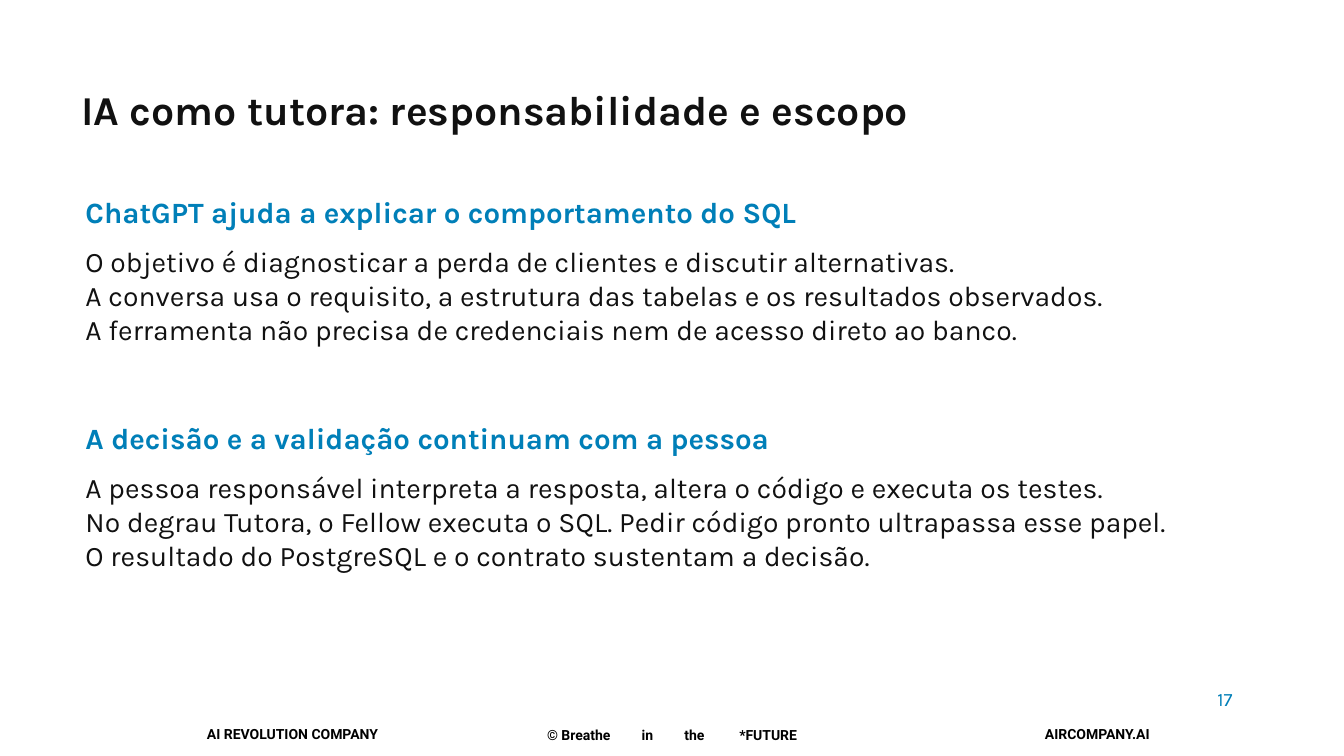
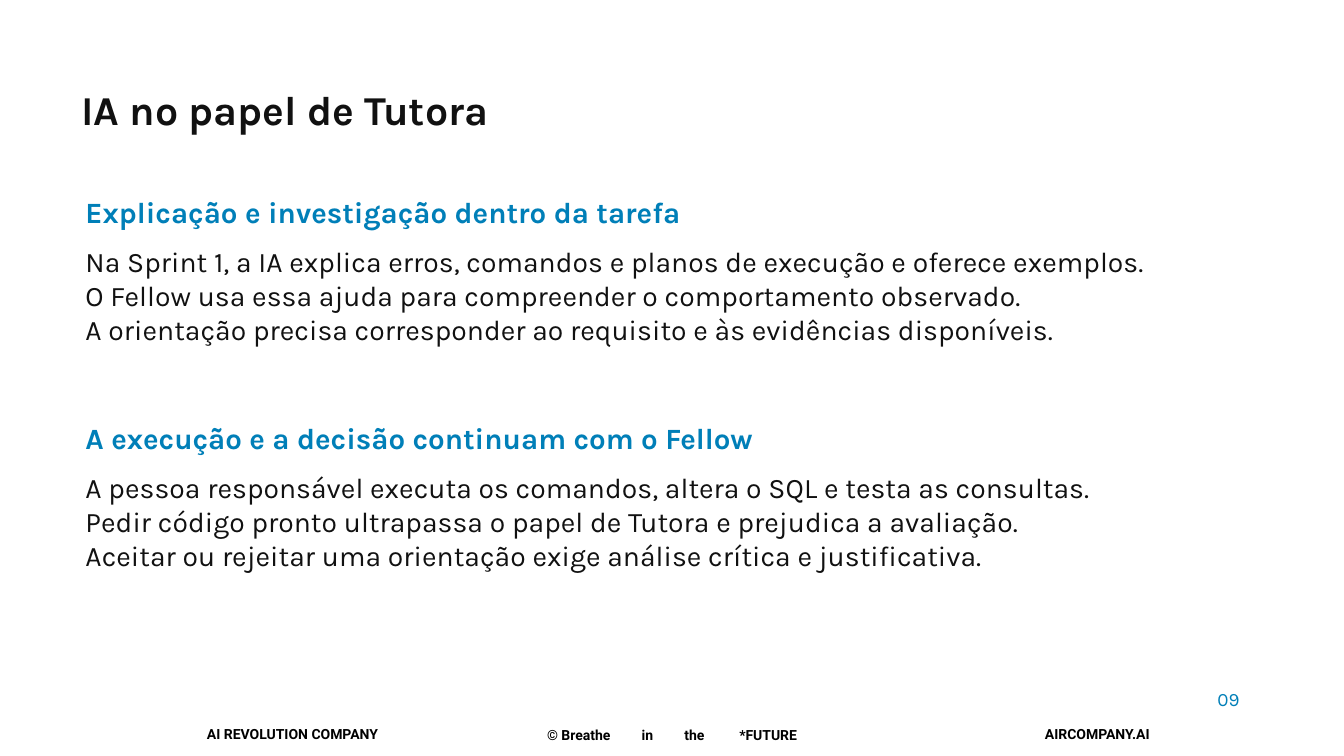
Before and after one commit to pedropalmieri/workshop4-pr-sql-ia, a slide deck: slide 9 of materiais/Workshop4-19nov2026.pptx (slide 17 before the commit). Drawn at 1344x756 pixels with LibreOffice and Linux fonts; fonts in the diff are those of the drawing; background and template pictures are left out. Boxes give left, top, right and bottom in pixels: in the first picture for what was removed or moved away, otherwise in the second. Text is boxed around its words. In the diff, an @@ line names an element or a change of style, - is before the commit and + after.

Commit message:
Explica fundamentos antes do caso e documenta consultas e decisões da automação

```diff
--- a/materiais/Workshop4-19nov2026.pptx
+++ b/materiais/Workshop4-19nov2026.pptx
@@ text at [81,97,489,135]: text changed @@
-IA como tutora: responsabilidade e escopo
+IA no papel de Tutora
@@ text at [85,202,680,230]: text changed @@
-ChatGPT ajuda a explicar o comportamento do SQL
+Explicação e investigação dentro da tarefa
@@ text at [85,252,1143,347]: text changed @@
-O objetivo é diagnosticar a perda de clientes e discutir alternativas.
-A conversa usa o requisito, a estrutura das tabelas e os resultados observados.
-A ferramenta não precisa de credenciais nem de acesso direto ao banco.
+Na Sprint 1, a IA explica erros, comandos e planos de execução e oferece exemplos.
+O Fellow usa essa ajuda para compreender o comportamento observado.
+A orientação precisa corresponder ao requisito e às evidências disponíveis.
@@ text at [85,428,752,455]: text changed @@
-A decisão e a validação continuam com a pessoa
+A execução e a decisão continuam com o Fellow
@@ text at [85,476,1089,573]: text changed @@
-A pessoa responsável interpreta a resposta, altera o código e executa os testes.
-No degrau Tutora, o Fellow executa o SQL. Pedir código pronto ultrapassa esse papel.
-O resultado do PostgreSQL e o contrato sustentam a decisão.
+A pessoa responsável executa os comandos, altera o SQL e testa as consultas.
+Pedir código pronto ultrapassa o papel de Tutora e prejudica a avaliação.
+Aceitar ou rejeitar uma orientação exige análise crítica e justificativa.
@@ text at [1217,694,1239,707]: text changed @@
-17
+09
```
Also in this commit, not shown: 16 other slides changed, 7 slides added, 6 slides removed, 4 other files.
